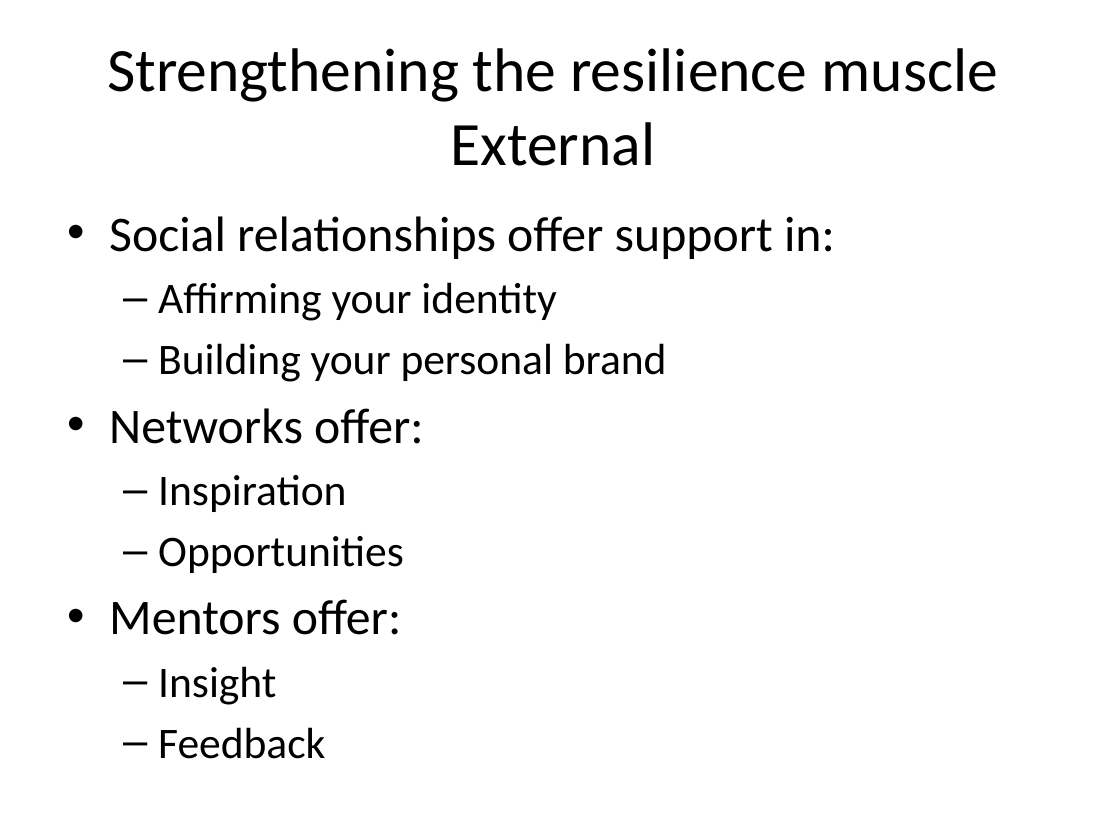
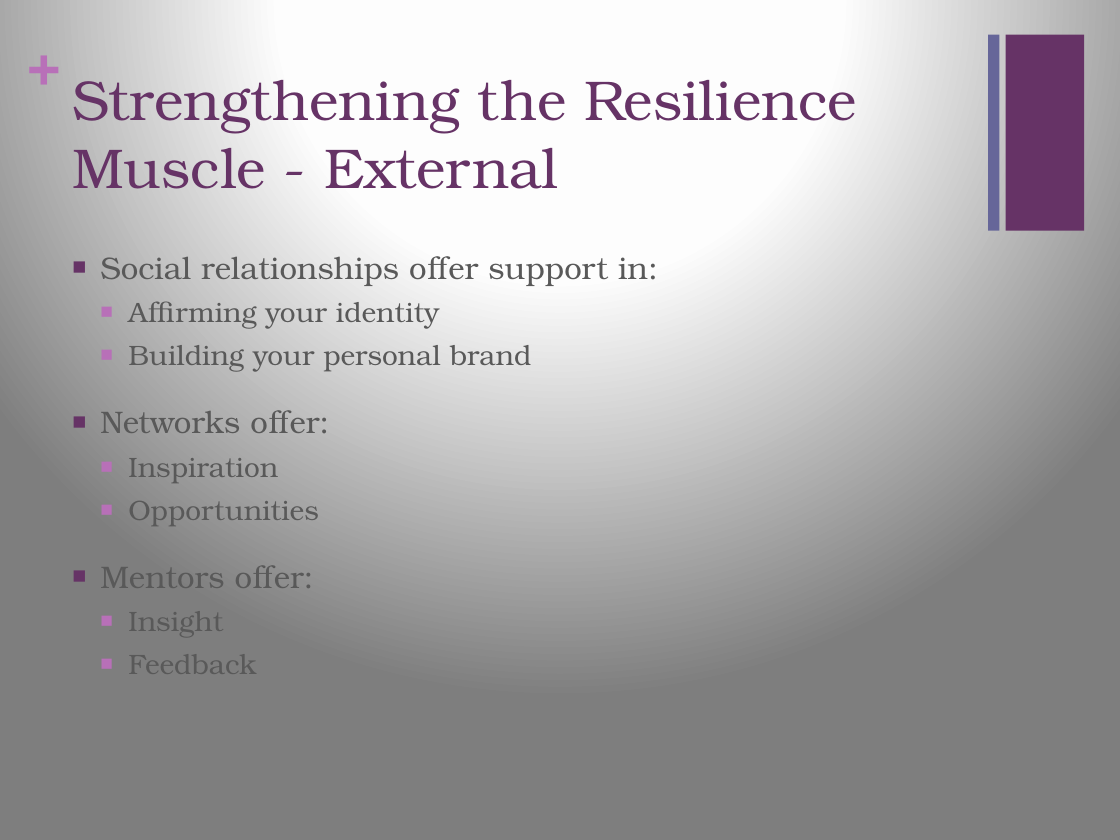
Before and after one commit to dpetousis/test, a slide deck: slide 7 of LBS Presentation.pptx. Drawn at 1120x840 pixels with LibreOffice and Linux fonts; fonts in the diff are those of the drawing. Boxes give left, top, right and bottom in pixels: in the first picture for what was removed or moved away, otherwise in the second. Text is boxed around its words. In the diff, an @@ line names an element or a change of style, - is before the commit and + after.

```diff
--- a/LBS Presentation.pptx
+++ b/LBS Presentation.pptx
@@ background #FFFFFF to gradient #FFFFFF to #FEFEFE to #7F7F7F @@
@@ text added at [27,28,59,96], 36 pt, text #B870B8, bold @@
++
@@ title "Strengthening the Resilience Muscle - ..." at [72,68,857,189]: vertical alignment middle to top @@
@@ rectangle added at [988,35,999,231], fill #666699 @@
@@ rectangle added at [1006,35,1084,231], fill #663366 @@
@@ title at [72,68,857,189]: text changed; size 39.6 to 36 pt; font Calibri to TeX Gyre Bonum; text colour #000000 to #663366 @@
-Strengthening the resilience muscle
-External
+Strengthening the Resilience Muscle - External
@@ text "Social relationships offer support in:": place and size @@
-text "Social relationships offer support in:" at [109,216,835,759]
+text "Social relationships offer support in:" at [100,256,658,682]
@@ text "Social relationships offer support in:" at [100,256,658,682]: size 32 to 20 pt in "Social relationships offer support in:", "Networks offer:", "Mentors offer:"; font Calibri to TeX Gyre Bonum, text colour #000000 to #595959; size 28 to 18 pt in "Affirming your identity", "Building your personal brand", "Inspiration", "Opportunities" and 2 more places; bullet • to ■; more space between paragraphs; bullet – to ■ @@
```
Also in this commit, not shown: 8 other slides changed, 1 slide added, 1 slide removed.
